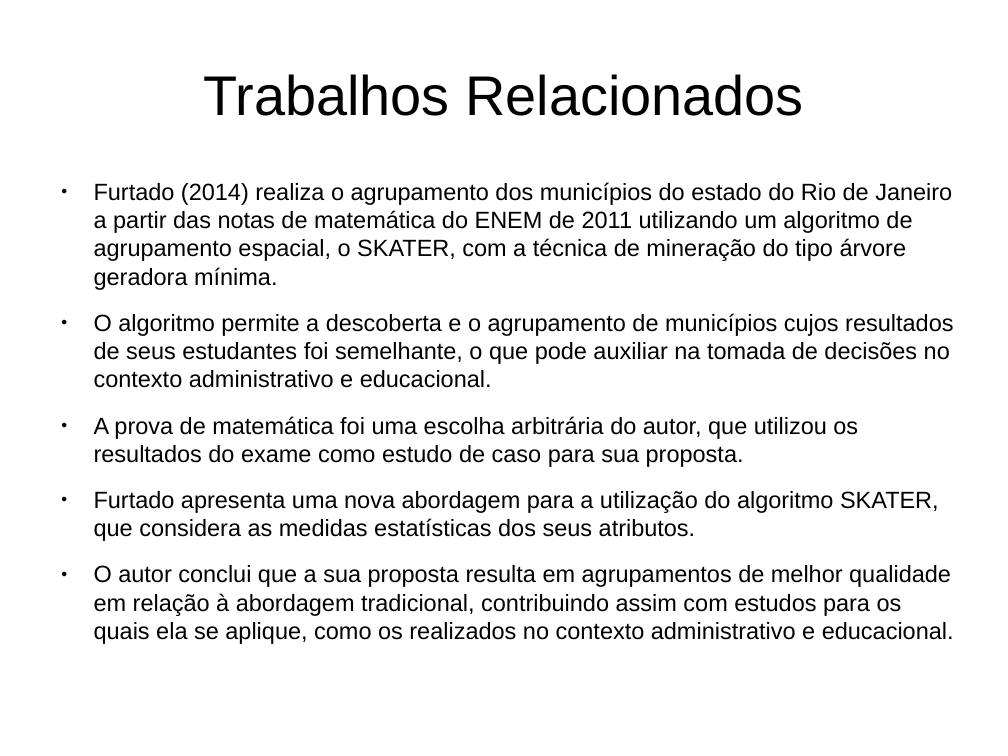
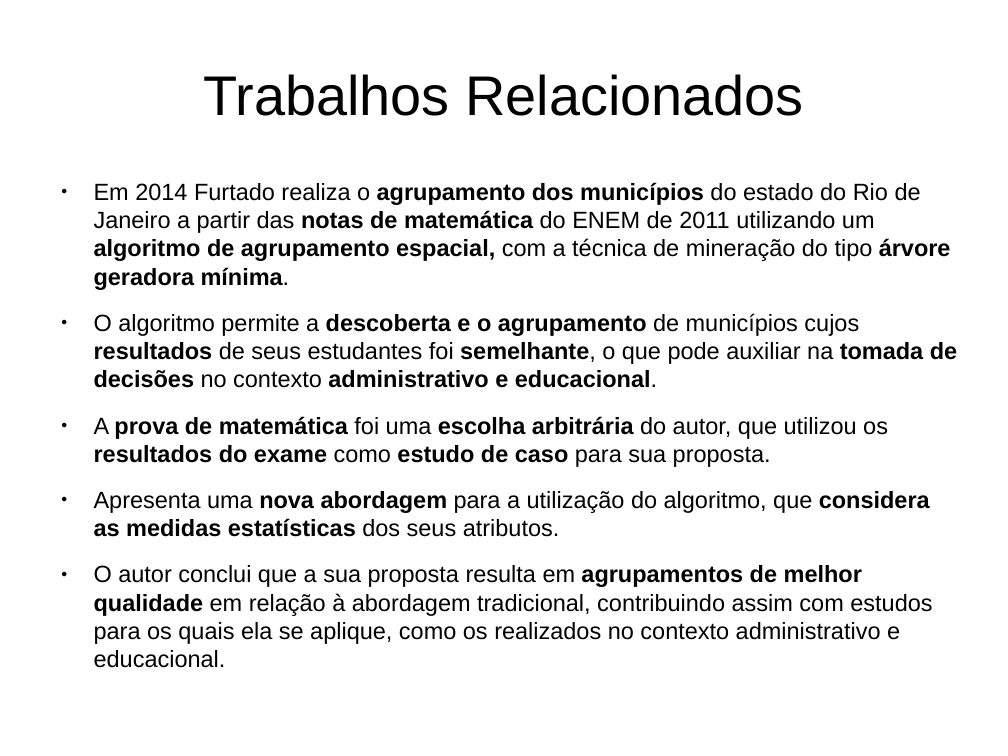
Before and after one commit to alexandre-costa-81/mpdc, a slide deck: slide 14 of mineracao-de-dados-educacionais-nos-resultados-do-enem-de-2015.odp. Drawn at 1008x756 pixels with LibreOffice and Linux fonts; fonts in the diff are those of the drawing. Boxes give left, top, right and bottom in pixels: in the first picture for what was removed or moved away, otherwise in the second. Text is boxed around its words. In the diff, an @@ line names an element or a change of style, - is before the commit and + after.

```diff
--- a/mineracao-de-dados-educacionais-nos-resultados-do-enem-de-2015.odp
+++ b/mineracao-de-dados-educacionais-nos-resultados-do-enem-de-2015.odp
@@ text at (x1=94, y1=182, x2=951, y2=290): text changed @@
-● Furtado (2014) realiza o agrupamento dos municípios do estado do Rio de Janeiro a partir das notas de matemática do ENEM de 2011 utilizando um algoritmo de agrupamento espacial, o SKATER, com a técnica de mineração do tipo árvore geradora mínima.
+● Em 2014 Furtado realiza o agrupamento dos municípios do estado do Rio de Janeiro a partir das notas de matemática do ENEM de 2011 utilizando um algoritmo de agrupamento espacial, com a técnica de mineração do tipo árvore geradora mínima.
@@ text at (x1=94, y1=313, x2=957, y2=616): bold on in "descoberta e o agrupamento resultados semelhante, tomada ...", "prova de matemática escolha arbitrária resultados do ...", "agrupamentos de melhor qualidade" @@
@@ text at (x1=94, y1=491, x2=930, y2=537): text changed @@
-● Furtado apresenta uma nova abordagem para a utilização do algoritmo SKATER, que considera as medidas estatísticas dos seus atributos.
+● Apresenta uma nova abordagem para a utilização do algoritmo, que considera as medidas estatísticas dos seus atributos.
```
Also in this commit, not shown: 9 other slides changed, 2 other files.
